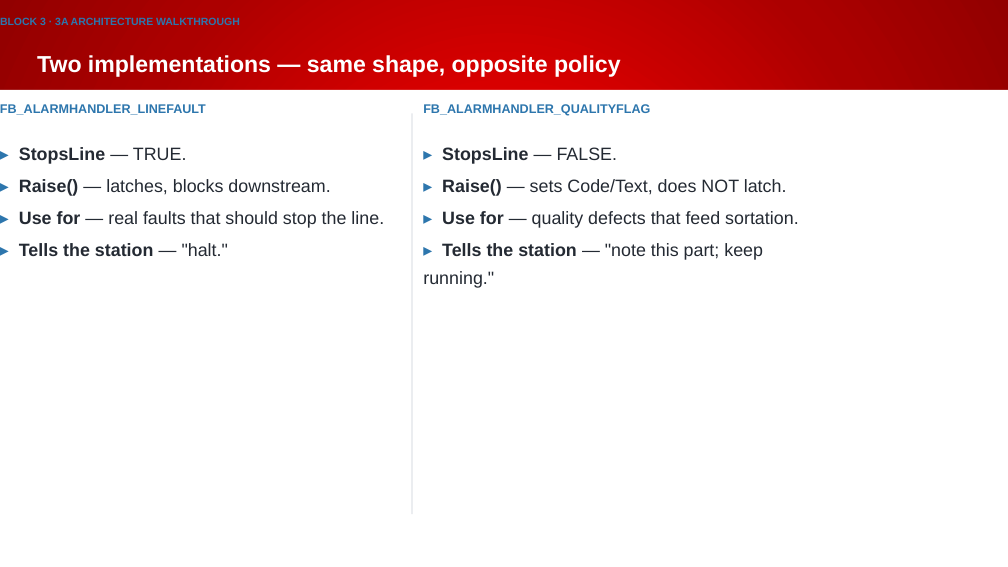
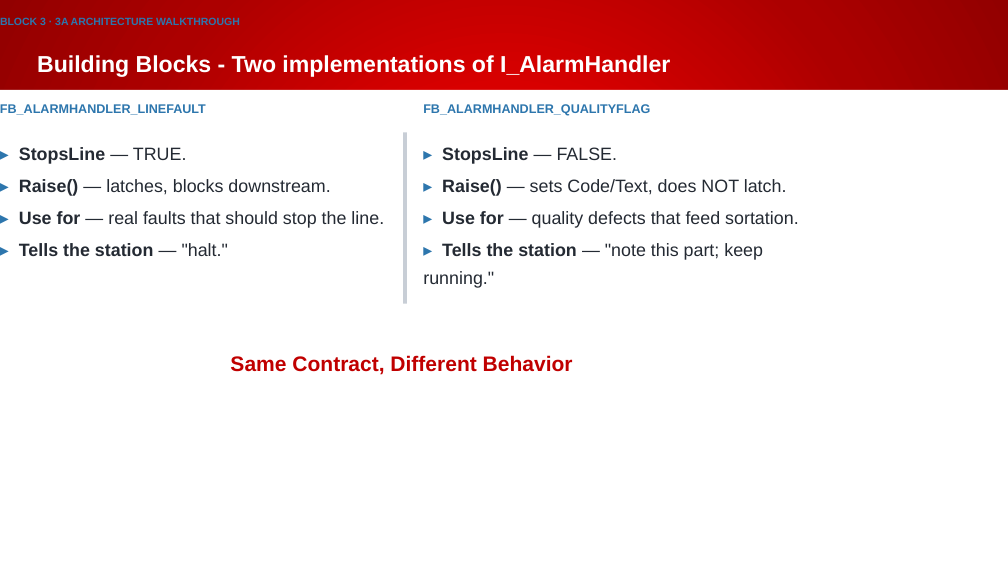
Before and after one commit to Beckhoff-USA-Community/Procedural_To_SOLID, a slide deck: slide 59 of presentation/NEM2026_workshop.pptx (slide 57 before the commit). Drawn at 1008x567 pixels with LibreOffice and Linux fonts; fonts in the diff are those of the drawing; background and template pictures are left out. Boxes give left, top, right and bottom in pixels: in the first picture for what was removed or moved away, otherwise in the second. Text is boxed around its words. In the diff, an @@ line names an element or a change of style, - is before the commit and + after.

```diff
--- a/presentation/NEM2026_workshop.pptx
+++ b/presentation/NEM2026_workshop.pptx
@@ title at bbox=[37, 55, 670, 77]: text changed @@
-Two implementations — same shape, opposite policy
+Building Blocks - Two implementations of I_AlarmHandler
@@ rectangle: place and size @@
-rectangle at bbox=[412, 113, 413, 514]
+rectangle at bbox=[403, 132, 407, 304]
@@ text added at bbox=[230, 355, 573, 375], 20 pt, text #C00000, bold @@
+Same Contract, Different Behavior
```
Also in this commit, not shown: 14 other slides changed, 3 slides added.
